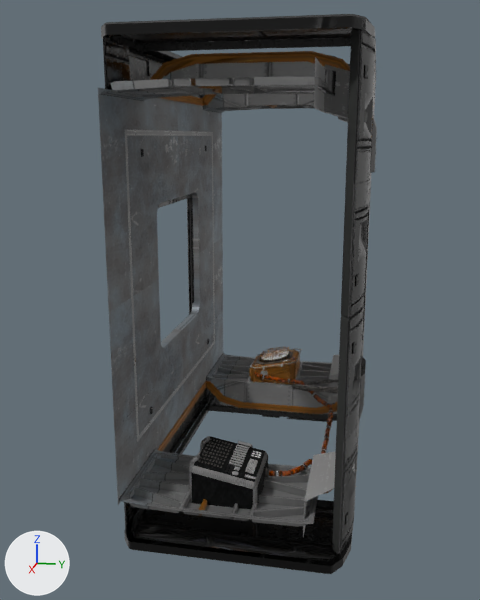
What one commit did to the Blender file src/addons/no_mans_sky_base_builder/models-high-res/assets/B_HAB1_A.blend.
The view is the same before and after, from a 50 mm lens placed at (10.08, 3.08, 1.99), pointed at (0.19, 1.1, -0.48). Lighting does not change. The marker at lower left points along +X, +Y and +Z. The older version comes first.

The scene before the commit, as lines of its bpy script (objects in view):
```python
ob_b_hab1_a = bpy.data.objects.new('B_HAB1_A', me_b_hab1_a)
ob_b_hab1_a.location = (0.0, 0.0, 0.0)
```
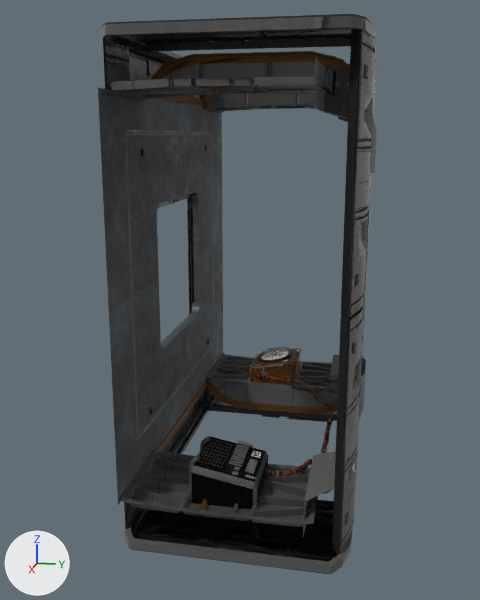
The change, as a diff of the scene's bpy script:
```diff
--- a/src/addons/no_mans_sky_base_builder/models-high-res/assets/B_HAB1_A.blend.py
+++ b/src/addons/no_mans_sky_base_builder/models-high-res/assets/B_HAB1_A.blend.py
@@ mat_cor_a_int_mat @@
 n12 = _N.new('ShaderNodeMixRGB'); n12.name = 'Mix (Legacy)'
-n12.inputs[0].default_value = 0.0  # 'Factor'
 _L.new(n3.outputs[0], n4.inputs[0])  # 'Color' to 'Color'
@@ mat_mat_tech_bigges_tech_mat @@
 n7 = _N.new('ShaderNodeMixRGB'); n7.name = 'Mix (Legacy)'
-n7.inputs[0].default_value = 0.0  # 'Factor'
 _L.new(n2.outputs[0], n3.inputs[0])  # 'Color' to 'Color'
@@ mat_biggssurfmat1 @@
 n12 = _N.new('ShaderNodeMixRGB'); n12.name = 'Mix (Legacy)'
-n12.inputs[0].default_value = 0.0  # 'Factor'
-n13 = _N.new('ShaderNodeTexImage'); n13.name = 'Image Texture'
-n13.image = img_biggstrim_colourisemask_dds
-n14 = _N.new('ShaderNodeGroup'); n14.name = 'Group'
-n14.node_tree = ng_nms_colourise
-n14.inputs[2].default_value = 0.0  # 'Gradient'
 _L.new(n3.outputs[0], n4.inputs[0])  # 'Color' to 'Color'
@@ mat_biggssurfmat1 @@
 n1 = _N.new('ShaderNodeBsdfPrincipled'); n1.name = 'Principled BSDF'
 _L.new(n1.outputs[0], n0.inputs[0])  # 'BSDF' to 'Surface'
-_L.new(n12.outputs[0], n14.inputs[0])  # 'Color' to 'Diffuse'
-_L.new(n13.outputs[0], n14.inputs[1])  # 'Color' to 'Mask'
-_L.new(n14.outputs[0], n1.inputs[0])  # 'Color' to 'Base Color'
+_L.new(n12.outputs[0], n1.inputs[0])  # 'Color' to 'Base Color'
@@ me_b_hab1_a @@
 # used by ob_b_hab1_a; location = (0.0, 0.0, 0.0)
-me_b_hab1_a.from_pydata(...)  # 20586 vertices, 10665 faces; spans x -3.0..3.0, y -0.2..3.08, z -3.16..3.18
+me_b_hab1_a.from_pydata(...)  # 19762 vertices, 8629 faces; spans x -3.0..3.0, y -0.2..3.08, z -3.16..3.18
+# me_b_hab1_a part 1: 43 vertices moved within x -2.51..0.81, y 1.63..2.06, z -2.14..-1.62; 866 vertices removed from x -2.98..2.98, y -0.01..3.01, z -3.03..3.06; 42 vertices added at x -2.98..2.46, y 0.87..2.06, z -2.59..2.59
 me_b_hab1_a.materials.append(mat_rodtechmat)
```

What differs and where, as boxes [x1, y1, x2, y2] in the pictures (480 x 600 px):
'B_HAB1_A', surface changed, reshaped
    both: [98, 14, 377, 574]
part 1 of me_b_hab1_a, cut back
    before: [101, 55, 372, 527]
    after: [261, 107, 307, 388]
